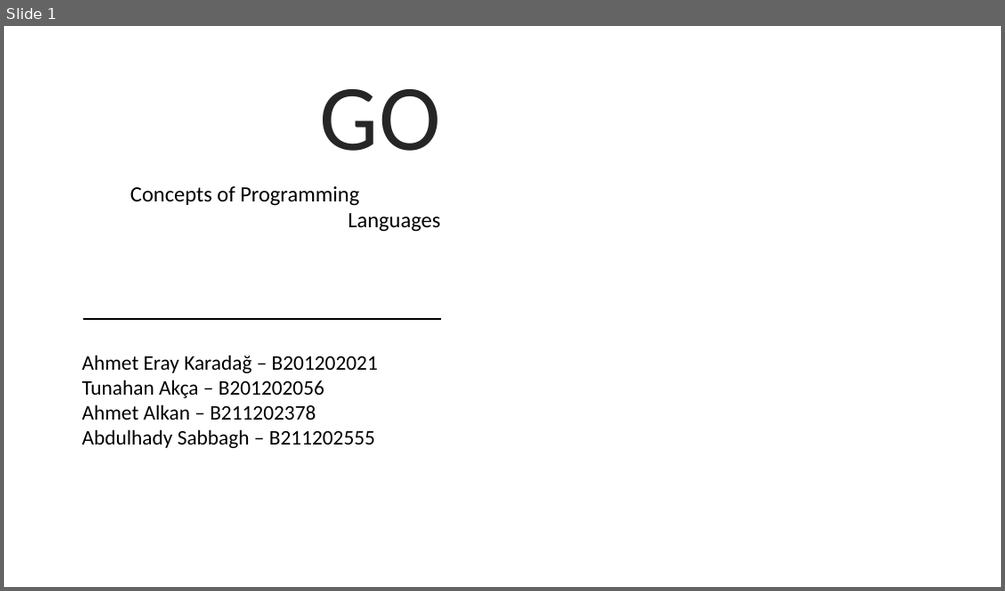
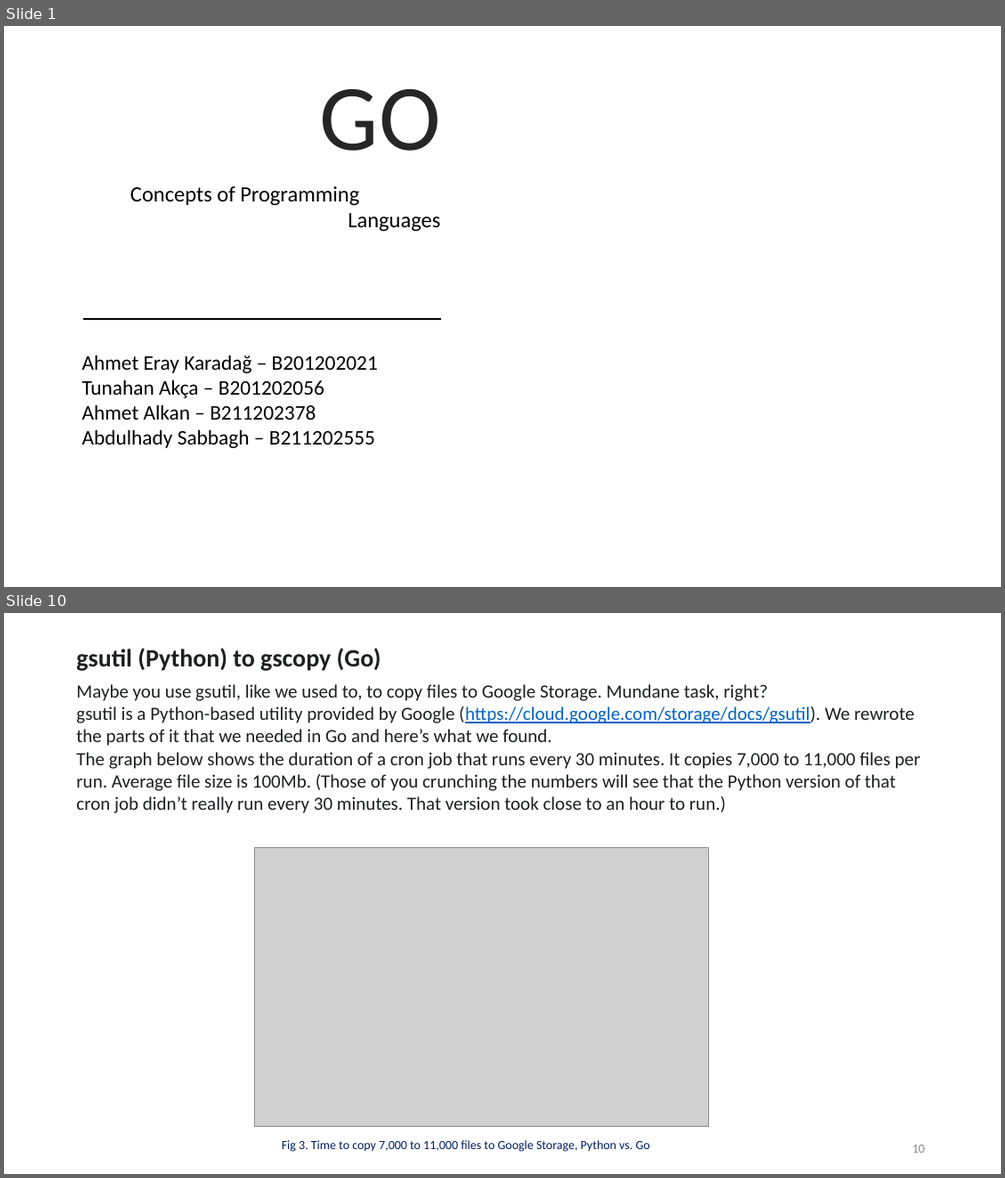
Before and after one commit to eraykaradag/pdp, a slide deck: GO.pptx. Shown one above the other, each under a label of ours: slide 1 before the commit, slides 1 and 10 after it; the slides between them are not shown. The pictures are 1005x591 and 1005x1178 pixels, drawn with LibreOffice and Linux fonts; fonts in the diff are those of the drawing; grey boxes stand for pictures; background and template pictures are left out. Boxes give left, top, right and bottom in pixels: in the first picture for what was removed or moved away, otherwise in the second. Text is boxed around its words. In the diff, an @@ line names an element or a change of style, - is before the commit and + after.

```diff
--- a/GO.pptx
+++ b/GO.pptx
@@ slide 10 added at (4,613,1001,1174), background picture (left out) @@
@@ text added at (76,648,921,813), 18 pt, text #1D1F21 @@
+gsutil (Python) to gscopy (Go)
+Maybe you use gsutil, like we used to, to copy files to Google Storage. Mundane task, right?
+gsutil is a Python-based utility provided by Google (https://cloud.google.com/storage/docs/gsutil). We rewrote the parts of it that we needed in Go and here’s what we found.
+The graph below shows the duration of a cron job that runs every 30 minutes. It copies 7,000 to 11,000 files per run. Average file size is 100Mb. (Those of you crunching the numbers will see that the Python version of that cron job didn’t really run every 30 minutes. That version took close to an hour to run.)
@@ picture added at (254,848,708,1127) @@
@@ text added at (282,1140,650,1151), 12 pt, text #002060 @@
+Fig 3. Time to copy 7,000 to 11,000 files to Google Storage, Python vs. Go
@@ page number added at (912,1144,924,1152), 12 pt, text #8C8C8C @@
+10
```
Also in this commit, not shown: 2 slides changed, 7 other slides added, 1 slide removed.
